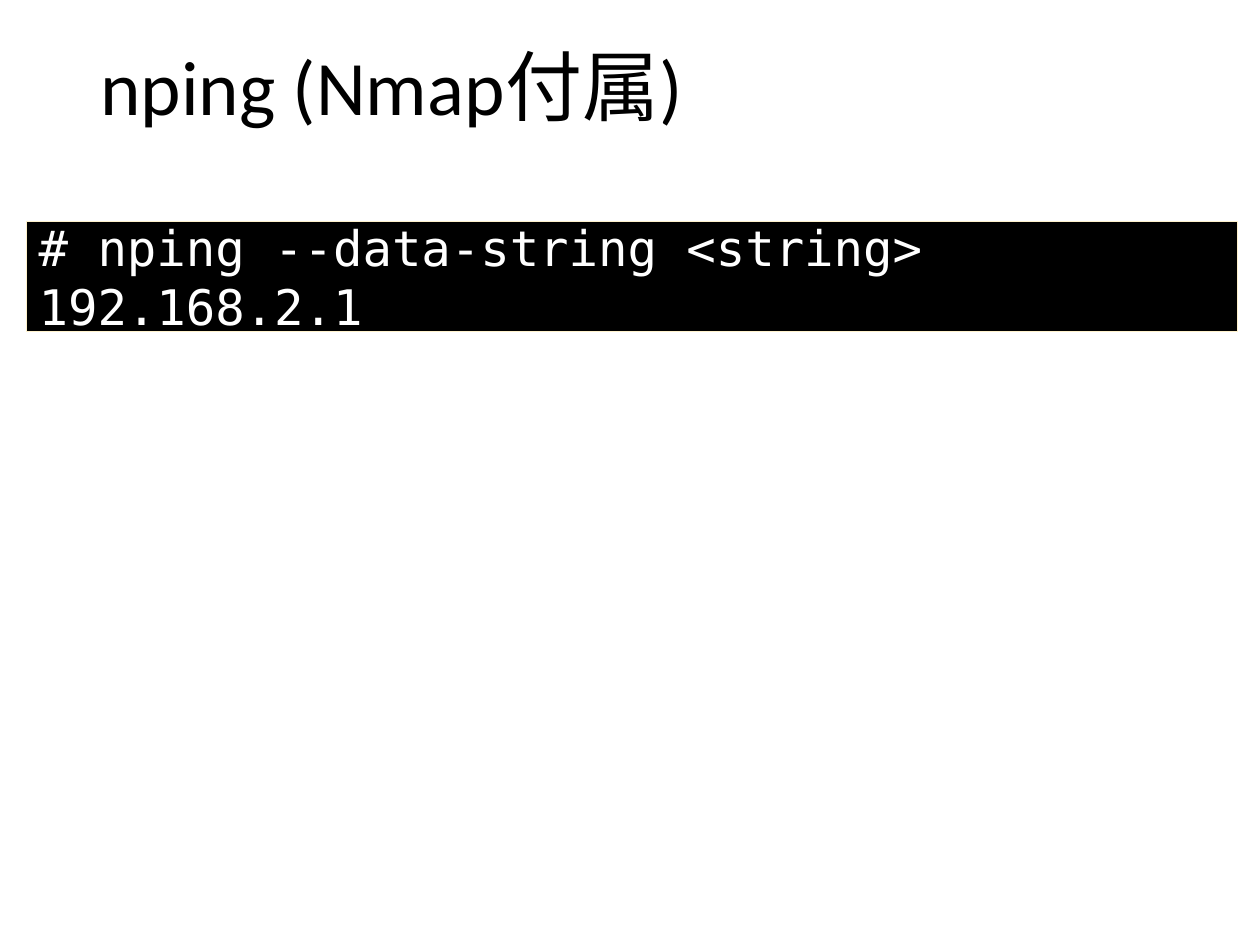
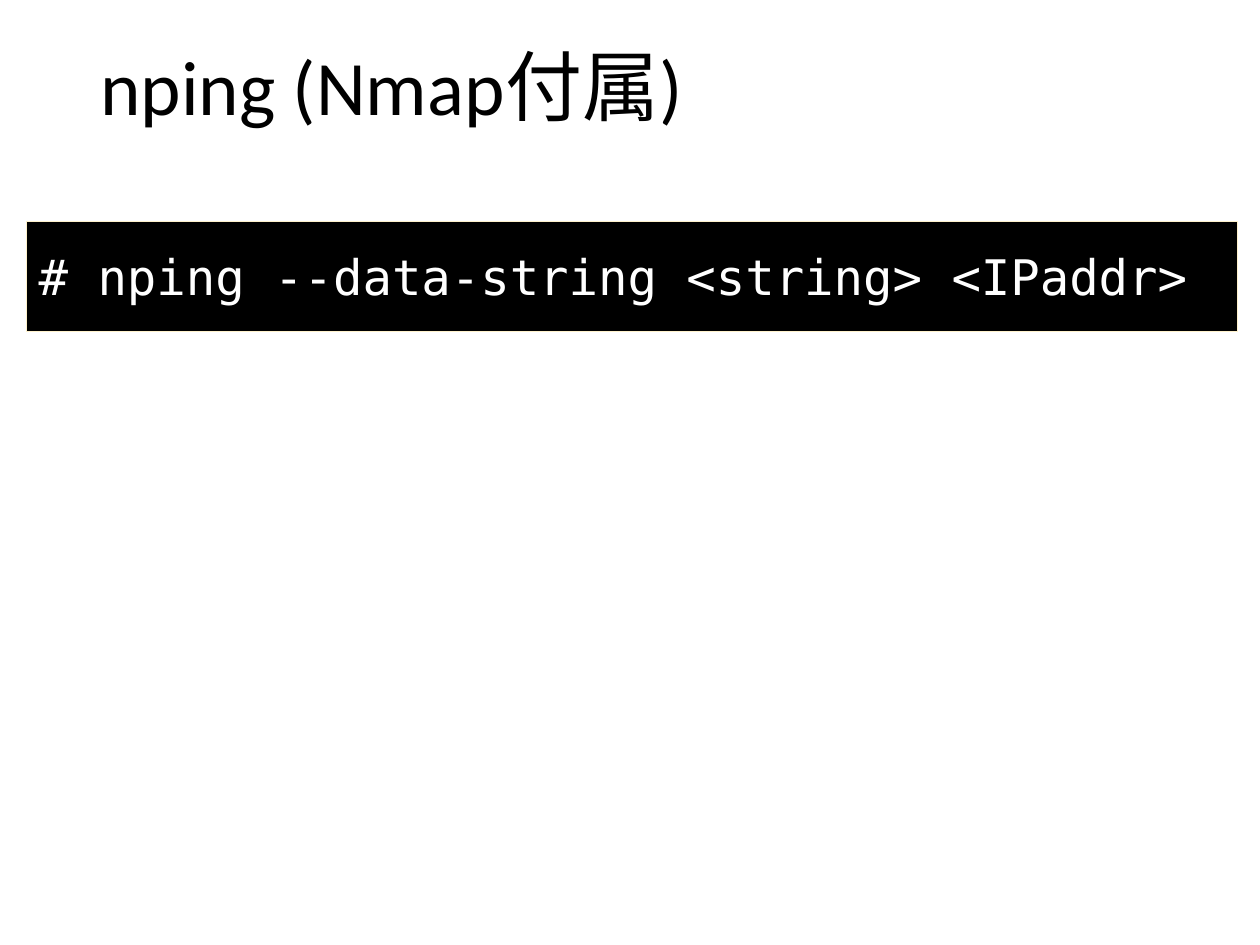
Before and after one commit to ozuma/sumida_sec, a slide deck: slide 8 of 2015-no.2/ppt/00_ozuma.pptx (slide 6 before the commit). Drawn at 1260x945 pixels with LibreOffice and Linux fonts; fonts in the diff are those of the drawing. Boxes give left, top, right and bottom in pixels: in the first picture for what was removed or moved away, otherwise in the second. Text is boxed around its words. In the diff, an @@ line names an element or a change of style, - is before the commit and + after.

```diff
--- a/2015-no.2/ppt/00_ozuma.pptx
+++ b/2015-no.2/ppt/00_ozuma.pptx
@@ text in rectangle at (98,257,1188,306): text changed @@
-# nping --data-string <string> 192.168.2.1
+# nping --data-string <string> <IPaddr>
```
Also in this commit, not shown: 5 other slides changed, 7 slides added.
